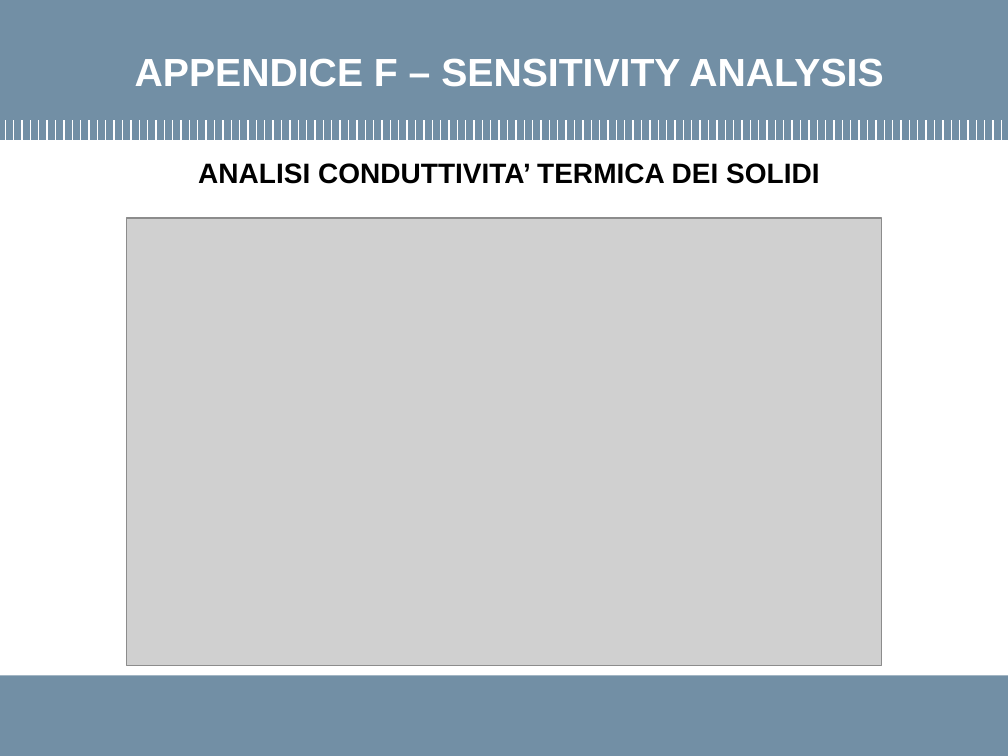
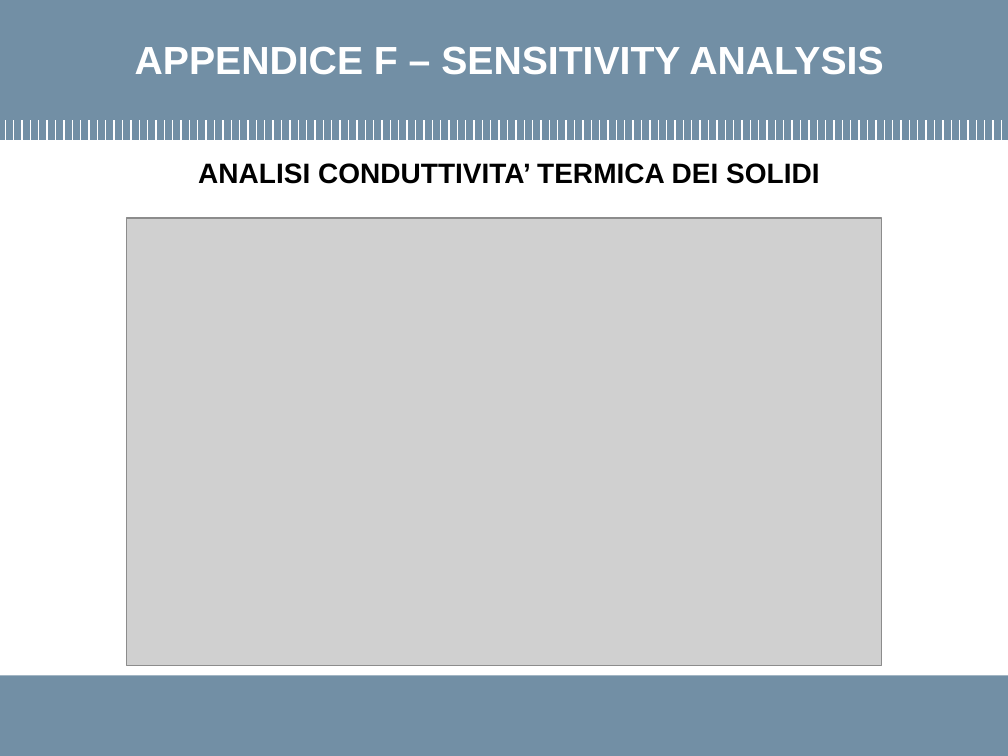
Before and after one commit to LorenzoMazzocco/Progetto-di-laurea-RELAP5, a slide deck: slide 32 of Presentazione.pptx. Drawn at 1008x756 pixels with LibreOffice and Linux fonts; fonts in the diff are those of the drawing; grey boxes stand for pictures; background and template pictures are left out. Boxes give left, top, right and bottom in pixels: in the first picture for what was removed or moved away, otherwise in the second. Text is boxed around its words. In the diff, an @@ line names an element or a change of style, - is before the commit and + after.

```diff
--- a/Presentazione.pptx
+++ b/Presentazione.pptx
@@ title "APPENDICE F – SENSITIVITY ANALYSIS": place and size @@
-title "APPENDICE F – SENSITIVITY ANALYSIS" at bbox=[135, 58, 883, 87]
+title "APPENDICE F – SENSITIVITY ANALYSIS" at bbox=[135, 46, 883, 75]
```
